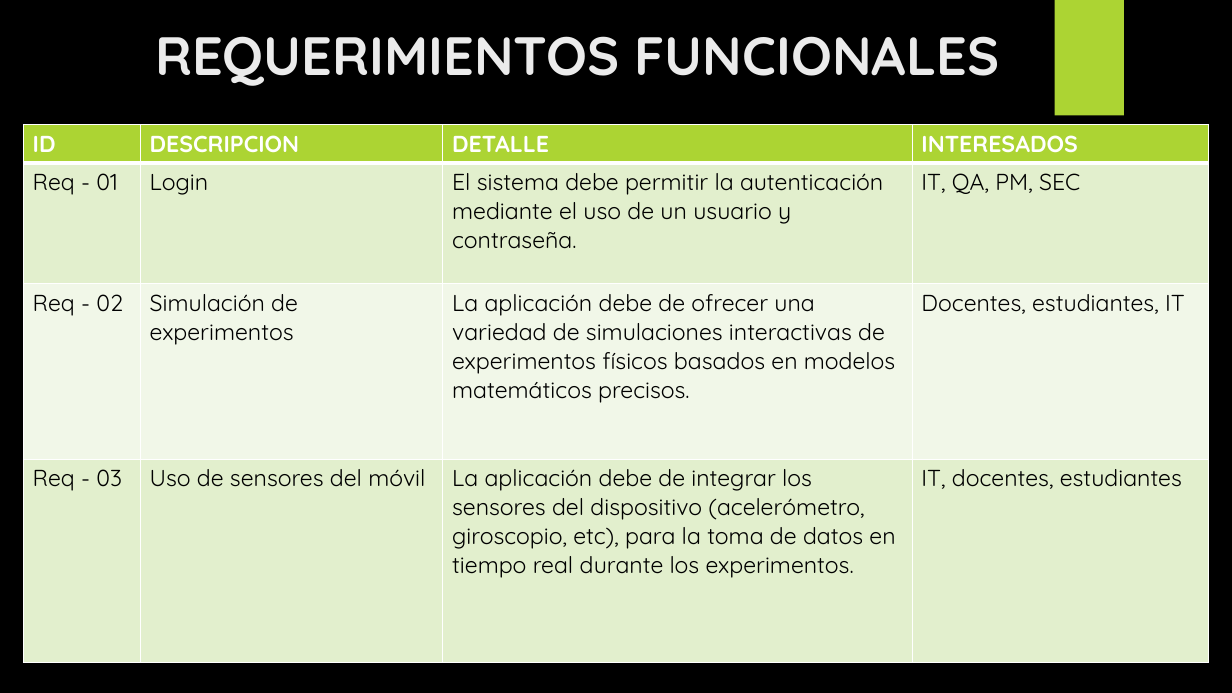
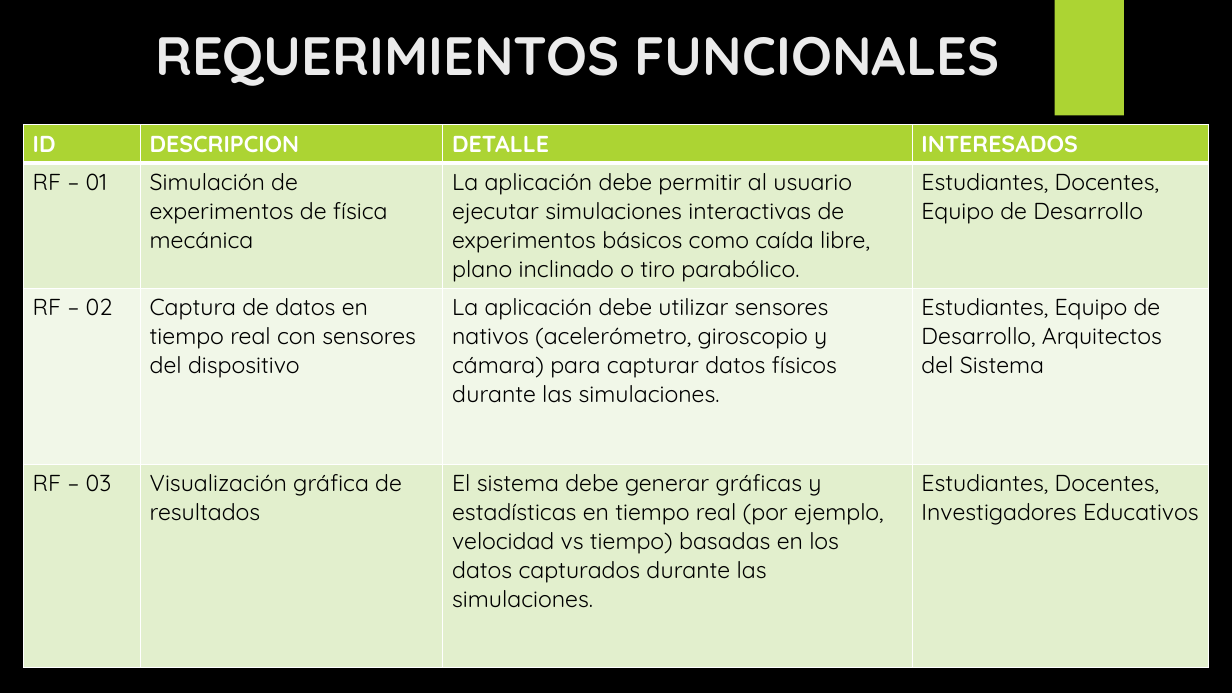
Before and after one commit to Jucer74/SoftwareArchitecture, a slide deck: slide 4 of Project/Context/EduPhysics.context.pptx. Drawn at 1232x693 pixels with LibreOffice and Linux fonts; fonts in the diff are those of the drawing; background and template pictures are left out. Boxes give left, top, right and bottom in pixels: in the first picture for what was removed or moved away, otherwise in the second. Text is boxed around its words. In the diff, an @@ line names an element or a change of style, - is before the commit and + after.

```diff
--- a/Project/Context/EduPhysics.context.pptx
+++ b/Project/Context/EduPhysics.context.pptx
@@ table at bbox=[23, 125, 1209, 664] @@
-row 2: Req - 01 | Login | El sistema debe permitir la autenticación mediante el uso de un usuario y contraseña. | IT, QA, PM, SEC
+row 2: RF – 01 | Simulación de experimentos de física mecánica | La aplicación debe permitir al usuario ejecutar simulaciones interactivas de experimentos básicos como caída libre, plano inclinado o tiro parabólico. | Estudiantes, Docentes, Equipo de Desarrollo
-row 3: Req - 02 | Simulación de experimentos | La aplicación debe de ofrecer una variedad de simulaciones interactivas de experimentos físicos basados en modelos matemáticos precisos. | Docentes, estudiantes, IT
+row 3: RF – 02 | Captura de datos en tiempo real con sensores del dispositivo | La aplicación debe utilizar sensores nativos (acelerómetro, giroscopio y cámara) para capturar datos físicos durante las simulaciones. | Estudiantes, Equipo de Desarrollo, Arquitectos del Sistema
-row 4: Req - 03 | Uso de sensores del móvil | La aplicación debe de integrar los sensores del dispositivo (acelerómetro, giroscopio, etc), para la toma de datos en tiempo real durante los experimentos. | IT, docentes, estudiantes
+row 4: RF – 03 | Visualización gráfica de resultados | El sistema debe generar gráficas y estadísticas en tiempo real (por ejemplo, velocidad vs tiempo) basadas en los datos capturados durante las simulaciones. | Estudiantes, Docentes, Investigadores Educativos
```
Also in this commit, not shown: 4 other slides changed, 1 slide added, 1 slide removed.
